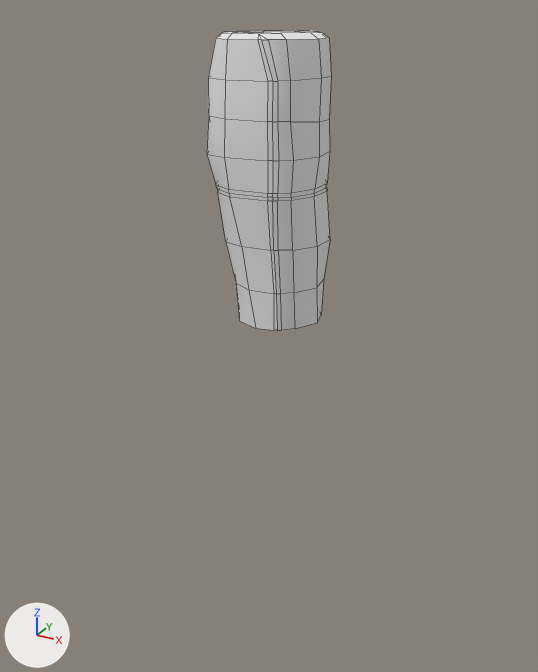
Renders of the OBJ model Assets/Models/Environment/Level2/Cliffs/Platforms/Platform2/Platform2.obj from each side of a commit.
Before and after are seen from a 50 mm lens placed at (92.1, -168.9, 188.3), pointed at (-2.8, 3.7, 102.0). Arrows for +X, +Y and +Z are at lower left; the lights stay in place. Mesh edges are drawn as thin lines. Where no turn or scale is listed for an object, it has been applied to the vertices. Vertices at the same position are counted once.

The first picture shows 'Platform2'.
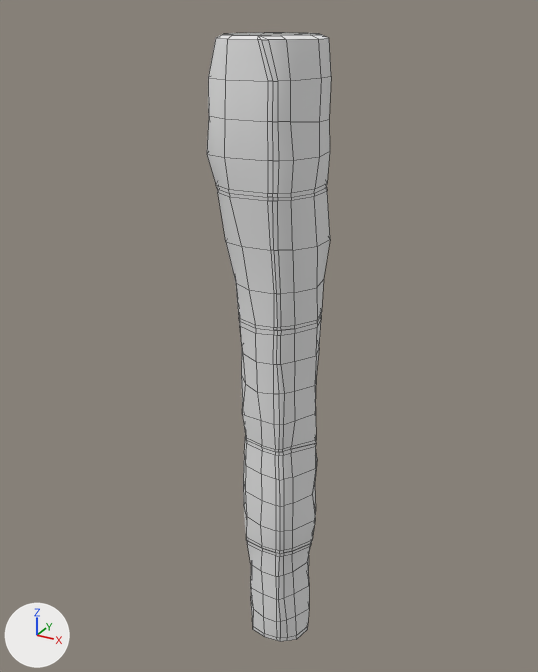
Boxes [x1, y1, x2, y2] around the edits, measured in the pictures (538 x 672 px; the box of a moved part takes in the faces that stretch with it):
'Platform2', reshaped (102% taller)
    before: [207, 30, 331, 330]
    after: [207, 33, 331, 641]
part 1 of me_platform2, added
    after: [236, 279, 324, 641]
part 2 of me_platform2, moved or reshaped
    before: [216, 30, 331, 78]
    after: [216, 33, 331, 78]

Patch to the scene script:
```diff
--- a/Assets/Models/Environment/Level2/Cliffs/Platforms/Platform2/Platform2.obj.py
+++ b/Assets/Models/Environment/Level2/Cliffs/Platforms/Platform2/Platform2.obj.py
@@ me_platform2 @@
 # used by ob_platform2; location = (0.0, 0.0, 0.0)
-me_platform2.from_pydata(...)  # 190 vertices, 175 faces; spans x -16.5..15.0, y -15.0..14.3, z 110.9..183.4
+me_platform2.from_pydata(...)  # 525 vertices, 479 faces; spans x -16.5..15.1, y -15.0..14.3, z -0.1..182.7
+# me_platform2 part 1: 338 vertices added at x -9.4..15.1, y -11.4..13.9, z -0.1..111.9
+# me_platform2 part 2: 21 vertices moved from x -11.4..13.7, y -11.7..11.6, z 182.0..183.4 to x -11.4..13.7, y -11.7..11.6, z 182.0..182.7; 4 vertices removed from x -9.8..-4.4, y 9.6..13.2, z 181.9..182.0; 1 vertex added at x -4.4, y 13.2, z 182.0
 me_platform2.materials.append(mat_initialshadinggroup)
```
